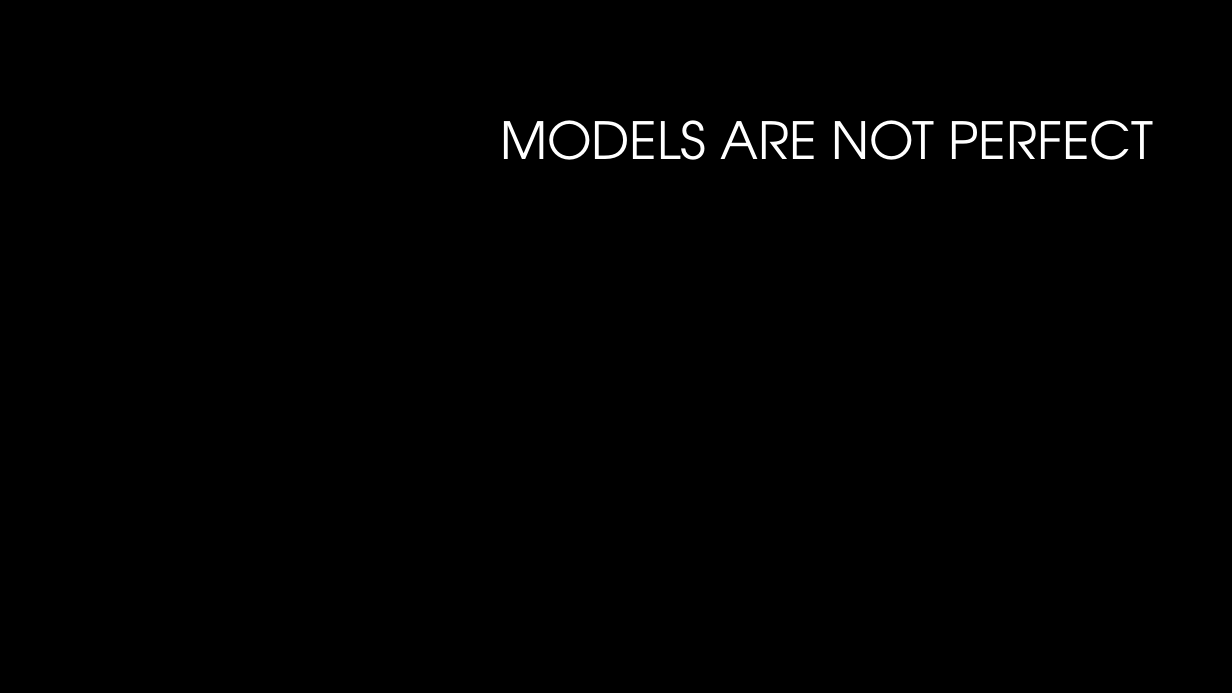
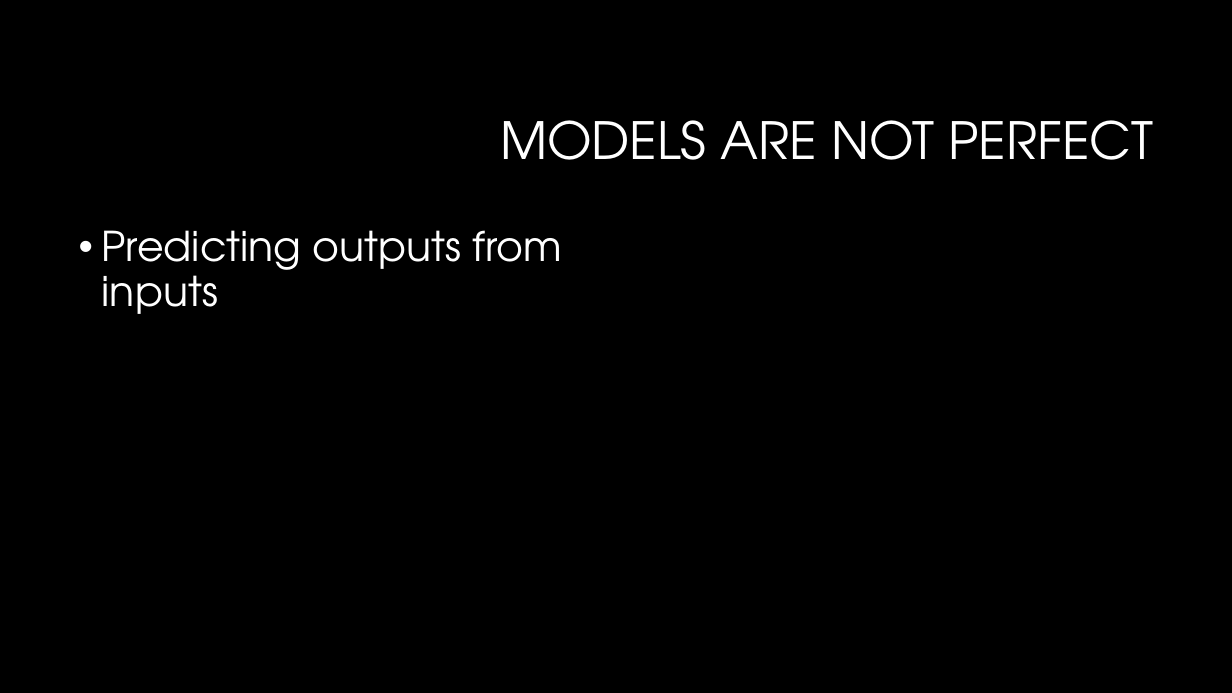
Before and after one commit to newmancodes/why-we-must-ask-why-of-machine-learning, a slide deck: slide 4 of Why We Must Ask Why of Machine Learning.pptx. Drawn at 1232x693 pixels with LibreOffice and Linux fonts; fonts in the diff are those of the drawing; background and template pictures are left out. Boxes give left, top, right and bottom in pixels: in the first picture for what was removed or moved away, otherwise in the second. Text is boxed around its words. In the diff, an @@ line names an element or a change of style, - is before the commit and + after.

```diff
--- a/Why We Must Ask Why of Machine Learning.pptx
+++ b/Why We Must Ask Why of Machine Learning.pptx
@@ text added at (x1=102, y1=230, x2=562, y2=314), 32 pt, text #FFFFFF @@
+• Predicting outputs from inputs
```
Also in this commit, not shown: 2 other slides changed, 2 slides added, 1 slide removed.
